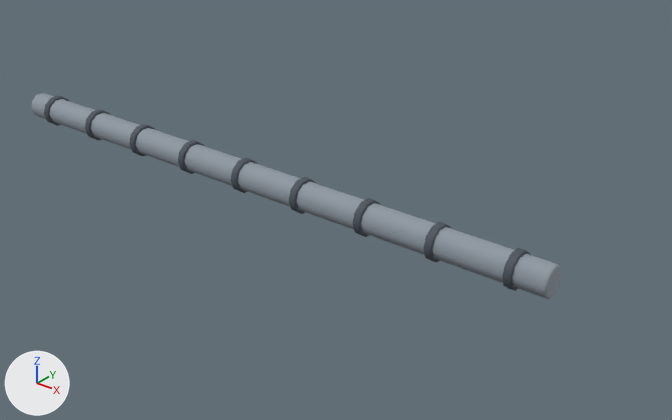
The glTF model modelos3d/claude/glb/cabo_eletrico.glb, before and after one commit.
Before and after are seen from a camera (50 mm lens) standing at (0.892, -0.901, 0.576) and looking at (0.134, 0.047, -0.012). Arrows for +X, +Y and +Z are at lower left; the lights stay in place. The older version comes first. Where no turn or scale is listed for an object, it has been applied to the vertices. Vertices at exactly the same position are counted once.

The first picture shows 'anel', 'anel.001', 'anel.002', 'anel.003', 'anel.004', 'anel.005', 'anel.006', 'anel.007', 'anel.008', 'conduite'.
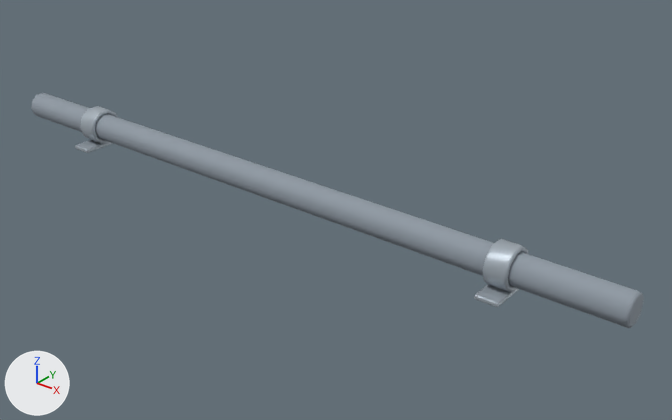
The newer file is also rescaled (x0.909), turned or shifted as a whole; pictures and numbers use the older file's frame.

What differs and where, as boxes (x1, y1, x2, y2) in the pictures (672 x 420 px; the box of a moved part takes in the faces that stretch with it):
'conduite', moved, rescaled (15% wider, 14% taller)
    before: (31, 93, 562, 299)
    after: (31, 93, 643, 328)
'presilha.001', added
    after: (483, 239, 528, 292)
'presilha', added
    after: (80, 106, 117, 144)
'pe_presilha.001', added
    after: (474, 284, 519, 307)
'anel.008', deleted
    before: (502, 248, 530, 291)
'anel.007', deleted
    before: (423, 222, 451, 262)
'anel.006', deleted
    before: (353, 198, 380, 237)
'anel.005', deleted
    before: (289, 177, 316, 214)
'anel.004', deleted
    before: (231, 158, 257, 193)
'anel.003', deleted
    before: (178, 140, 204, 174)
'pe_presilha', added
    after: (75, 140, 113, 153)
'anel.002', deleted
    before: (129, 124, 155, 156)
'anel.001', deleted
    before: (85, 109, 110, 140)
'anel', deleted
    before: (44, 95, 69, 126)
part 1 of me_mesh_0, moved or reshaped
    before: (41, 95, 562, 299)
    after: (41, 95, 643, 328)

What the commit changed:
Material 'Material_1' (mat_material_1) changes colour from greyish blue #4a525c to grey #aab4bd; in linear values from (0.0685, 0.0844, 0.107) to (0.402, 0.456, 0.509).
me_mesh_0 is used by ob_conduite; location (0.0, 0.0, 0.022).
me_mesh_0 had 90 vertices, 160 faces and spanned x -0.5..0.5, y -0.022..0.022, z -0.021..0.021.
me_mesh_0 now has 90 vertices, 160 faces and spans x -0.5..0.6, y -0.022..0.022, z -0.021..0.021.
me_mesh_0 part 1: the whole mesh is scaled about its middle by (1.1, 0.993, 0.993), then moved by (0.05, 0.0, 0.0).
Mesh me_mesh_4_1 is new.
It has 56 vertices, 108 faces and spans x -0.0165..0.0165, y -0.044..0.044, z -0.0033..0.0033.
It uses material mat_material_1 (grey #aab4bd).
Mesh me_mesh_3_1 is new.
It has 132 vertices, 240 faces and spans x -0.0165..0.0165, y -0.0297..0.0297, z -0.0282..0.0282.
It uses material mat_material_1 (grey #aab4bd).
Object 'anel' (ob_anel) is deleted.
Object 'anel.001' (ob_anel_001) is deleted.
Object 'anel.002' (ob_anel_002) is deleted.
Object 'anel.003' (ob_anel_003) is deleted.
Object 'anel.004' (ob_anel_004) is deleted.
Object 'anel.005' (ob_anel_005) is deleted.
Object 'anel.006' (ob_anel_006) is deleted.
Object 'anel.007' (ob_anel_007) is deleted.
Object 'anel.008' (ob_anel_008) is deleted.
Object 'pe_presilha.001' (ob_pe_presilha_001) is new; it shows me_mesh_4_1.
Its location is (0.435, 0.0, -0.008).
Object 'presilha.001' (ob_presilha_001) is new; it shows me_mesh_3_1.
Its location is (0.435, 0.0, 0.022).
Object 'pe_presilha' (ob_pe_presilha) is new; it shows a copy of me_mesh_4_1.
Its location is (-0.335, 0.0, -0.008).
Object 'presilha' (ob_presilha) is new; it shows a copy of me_mesh_3_1.
Its location is (-0.335, 0.0, 0.022).
